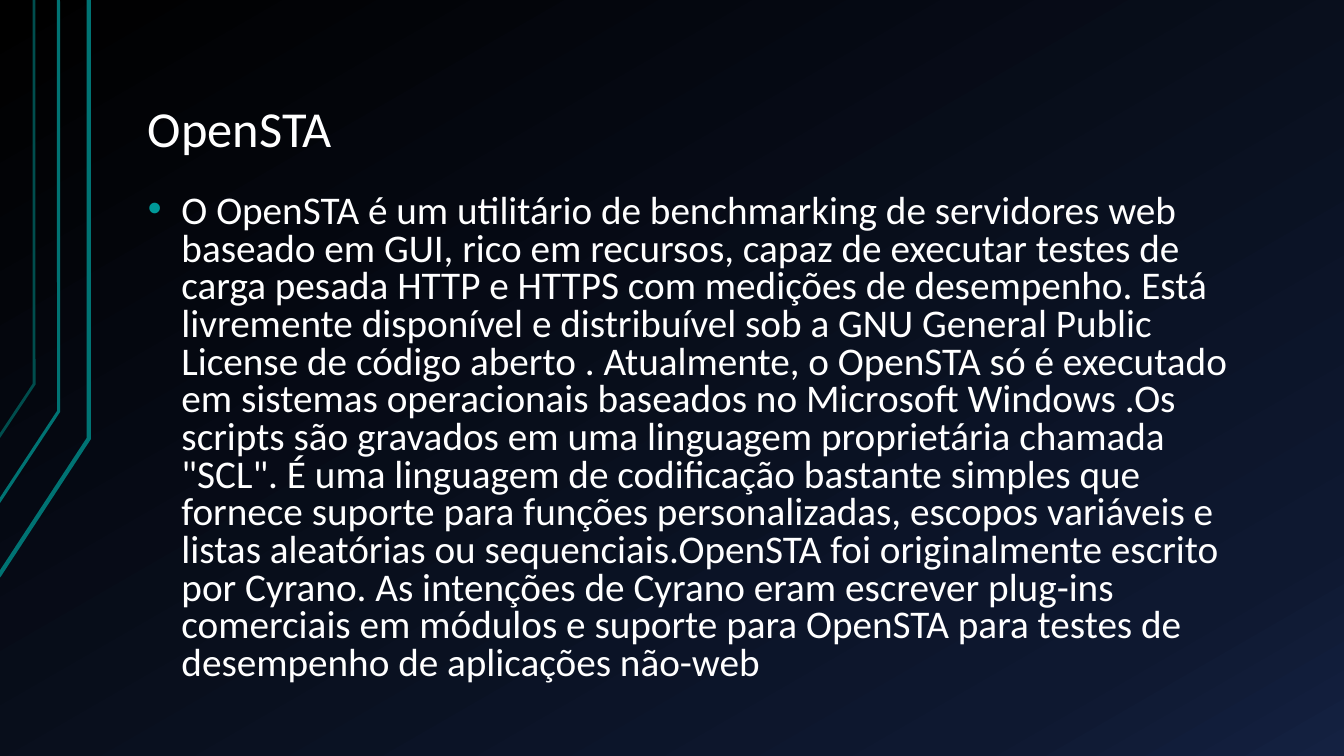
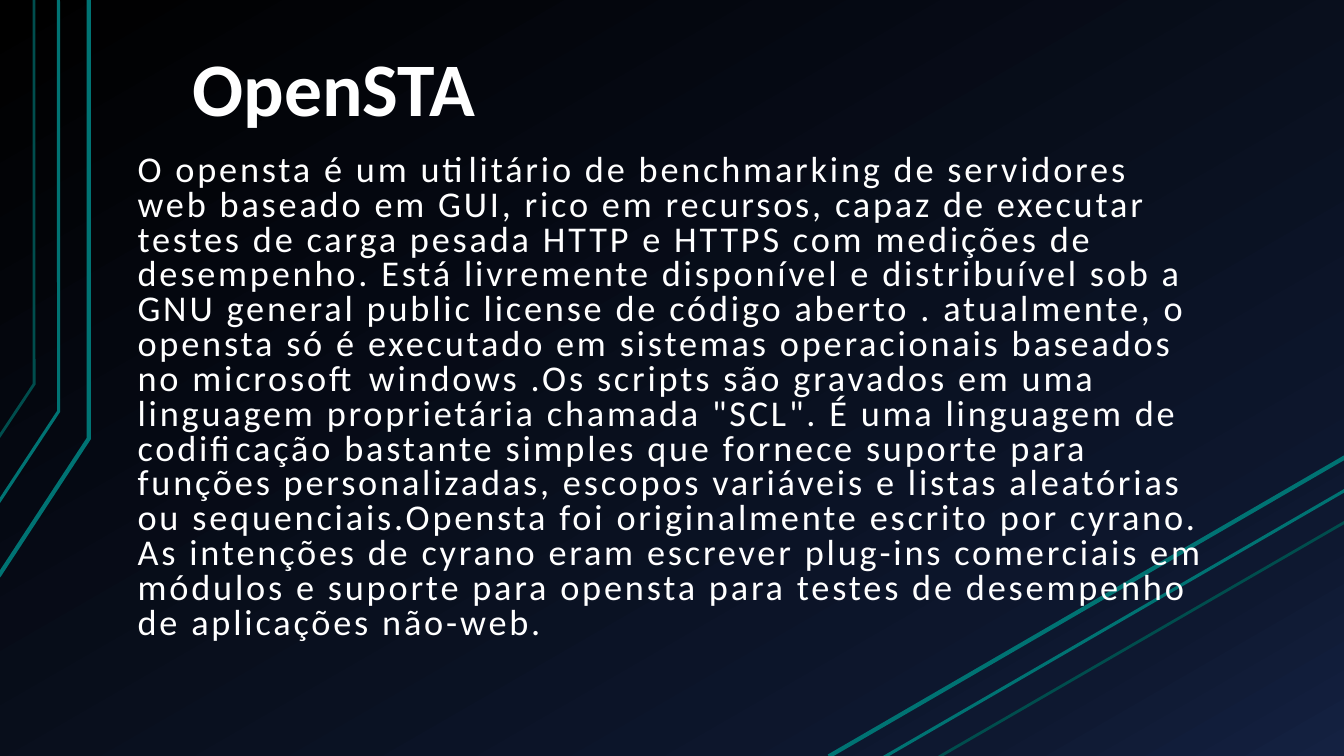
Before and after one commit to BrunoFelix/Restoran, a slide deck: slide 8 of Docs/Apresentação TSW.pptx. Drawn at 1344x756 pixels with LibreOffice and Linux fonts; fonts in the diff are those of the drawing. Boxes give left, top, right and bottom in pixels: in the first picture for what was removed or moved away, otherwise in the second. Text is boxed around its words. In the diff, an @@ line names an element or a change of style, - is before the commit and + after.

```diff
--- a/Docs/Apresentação TSW.pptx
+++ b/Docs/Apresentação TSW.pptx
@@ title "OpenSTA": place and size @@
-title "OpenSTA" at (148, 114, 332, 155)
+title "OpenSTA" at (193, 66, 476, 128)
@@ title "OpenSTA" at (193, 66, 476, 128): size 36 to 54 pt, bold on @@
@@ text at (138, 156, 1200, 641): text changed; size 28 to 25.9 pt @@
-• O OpenSTA é um utilitário de benchmarking de servidores web baseado em GUI, rico em recursos, capaz de executar testes de carga pesada HTTP e HTTPS com medições de desempenho. Está livremente disponível e distribuível sob a GNU General Public License de código aberto . Atualmente, o OpenSTA só é executado em sistemas operacionais baseados no Microsoft Windows .Os scripts são gravados em uma linguagem proprietária chamada "SCL". É uma linguagem de codificação bastante simples que fornece suporte para funções personalizadas, escopos variáveis e listas aleatórias ou sequenciais.OpenSTA foi originalmente escrito por Cyrano. As intenções de Cyrano eram escrever plug-ins comerciais em módulos e suporte para OpenSTA para testes de desempenho de aplicações não-web
+O opensta é um utilitário de benchmarking de servidores web baseado em GUI, rico em recursos, capaz de executar testes de carga pesada HTTP e HTTPS com medições de desempenho. Está livremente disponível e distribuível sob a GNU general public license de código aberto . atualmente, o opensta só é executado em sistemas operacionais baseados no microsoft windows .Os scripts são gravados em uma linguagem proprietária chamada "SCL". É uma linguagem de codificação bastante simples que fornece suporte para funções personalizadas, escopos variáveis e listas aleatórias ou sequenciais.Opensta foi originalmente escrito por cyrano. As intenções de cyrano eram escrever plug-ins comerciais em módulos e suporte para opensta para testes de desempenho de aplicações não-web.
@@ line added from (829, 756) to (1344, 457), #007373 3 pt @@
@@ line added from (882, 756) to (1344, 490), #007373 2.25 pt @@
@@ line added from (939, 756) to (1344, 522), #007373 2 pt @@
```
Also in this commit, not shown: 4 other slides changed, 4 slides added, 1 slide removed.
